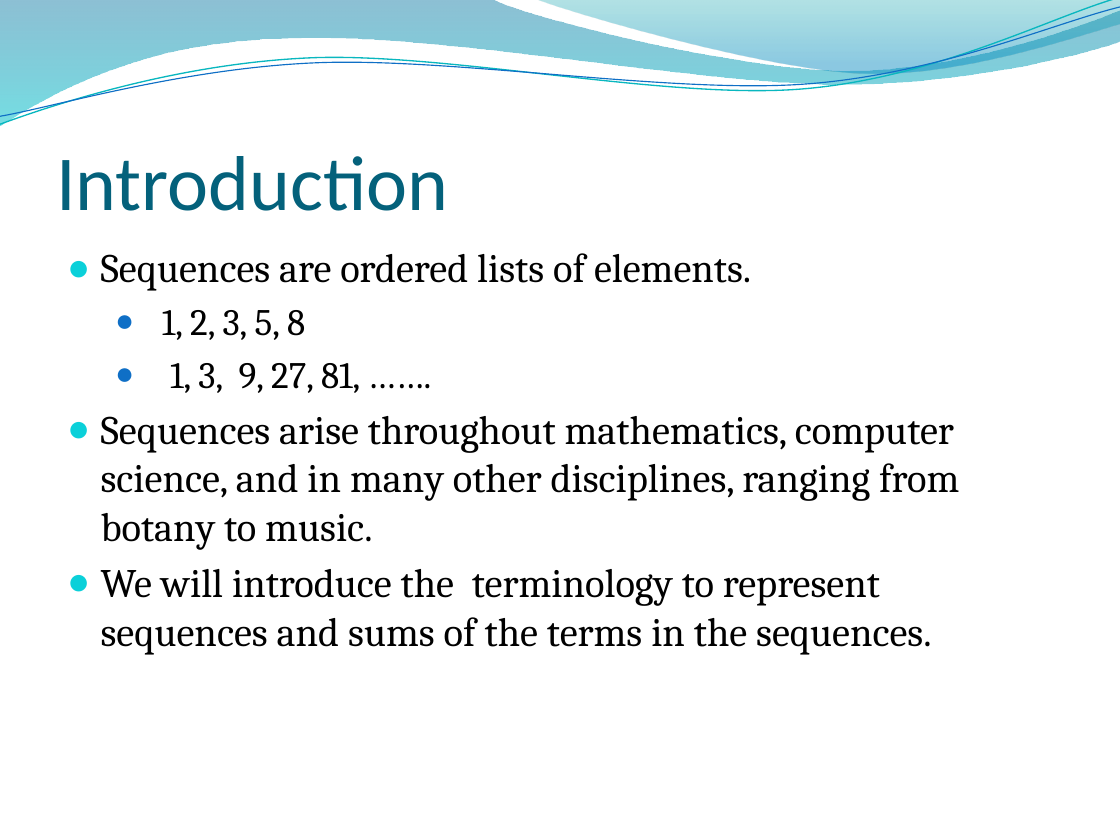
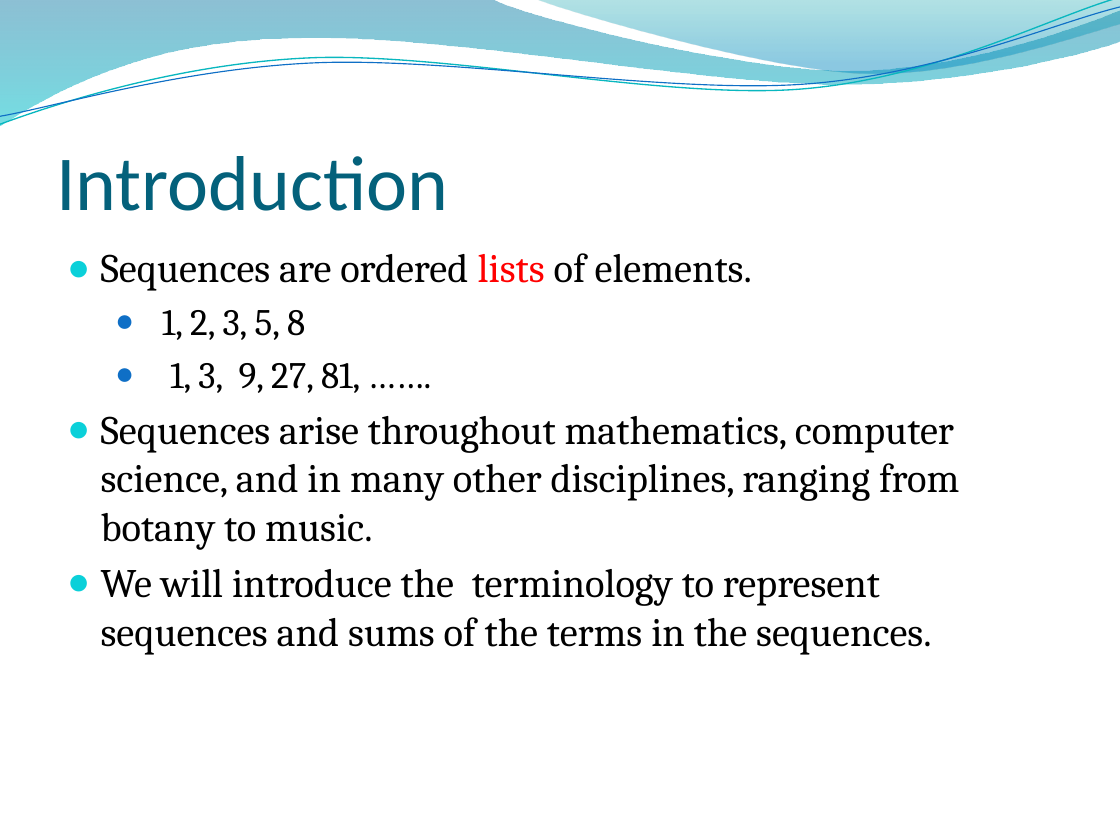
Before and after one commit to lin-chen-GA/lin-chen-GA.github.io, a slide deck: slide 90 of cs2620/slides/cs2620_notes2.pptx. Drawn at 1120x840 pixels with LibreOffice and Linux fonts; fonts in the diff are those of the drawing; background and template pictures are left out. Boxes give left, top, right and bottom in pixels: in the first picture for what was removed or moved away, otherwise in the second. Text is boxed around its words. In the diff, an @@ line names an element or a change of style, - is before the commit and + after.

```diff
--- a/cs2620/slides/cs2620_notes2.pptx
+++ b/cs2620/slides/cs2620_notes2.pptx
@@ text at bbox=[101, 253, 752, 291]: text colour #000000 to #FF0000 in "lists" @@
```
Also in this commit, not shown: 4 other slides changed, 3 other files.
